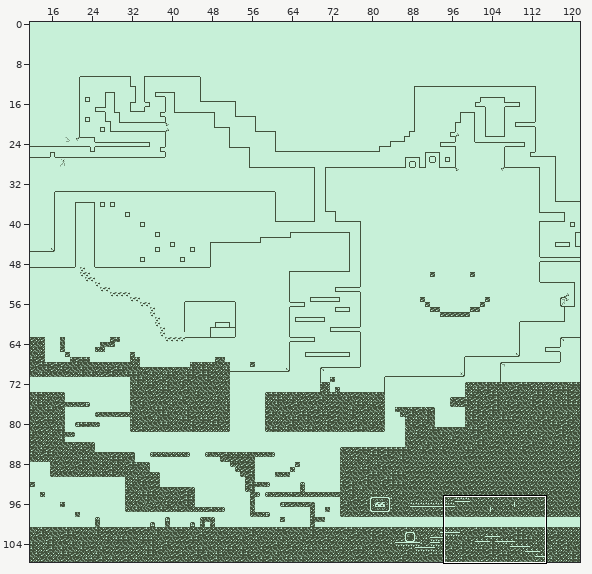
A Tiled map gets an edit: maps/map_level_2.tmx. Above, an overview of the earlier version with the close-up marked.
Close-up. First the earlier version:
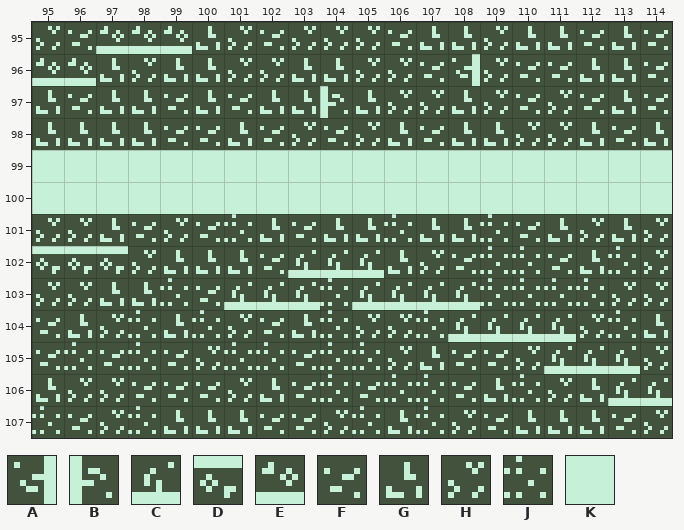
Cells are 8x8 px. Shown: x 95..114, y 95..107. The commit also changed other parts of the map, which this record leaves out.
Key: from "sprite_sheet": A 4, B 4 turned 180, C 4 turned 90, D 5, E 5 turned 180, F 24, G 25, H 26, J 27, K 51.
_ is an empty cell.
Layer "Layer 1" before, first column x 95:
 95 HFEEEGHFHHHFGGHGGFGF
 96 EEGHGGHHGGHHFAHFFGGF
 97 GFGGFGFGGBGHHGHFHFGF
 98 GGGGFFGFHFHGFGGHHGFG
 99 KKKKKKKKKKKKKKKKKKKK
100 KKKKKKKKKKKKKKKKKKKK
101 HHGFHFJGFGGJGGJFGHGH
102 DDDHGGGFCCCGHFJJFGJH
103 HHGGJFCCCJCCCCJJJJHH
104 FGHJGJHFGJHHJCCCCHJG
105 FJFJFHJJFJJHGFFHCCCH
106 GHHFFFHGFJFJJFGJHGCC
107 JFHJGGGFFHJGJHFGGGFH
The result:
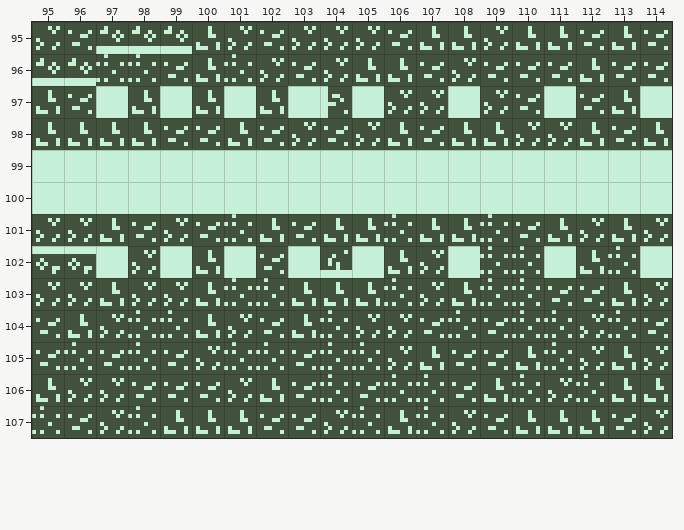
Difference:
Layer "Layer 1":
Tile C becomes tile F in row 104 at x 109.
Tile G becomes tile F in row 96 at x 99, 103 and 113; in row 104 at x 114.
Tile H becomes tile F in row 96 at x 109.
Tile J becomes tile F in row 103 at x 111 to 112; in row 104 at x 107.
Tile C becomes tile G in row 103 at x 103, 105 and 108; in row 105 at x 113; in row 106 at x 113 to 114.
Tile F becomes tile G in row 103 at x 100.
Tile H becomes tile G in row 96 at x 105 to 106; in row 103 at x 113; in row 105 at x 110.
Tile J becomes tile G in row 103 at x 104; in row 104 at x 100.
Tile A becomes tile H in row 96 at x 108.
Tile C becomes tile H in row 103 at x 107; in row 105 at x 112.
Tile G becomes tile H in row 96 at x 104; in row 103 at x 98.
Tile J becomes tile H in row 103 at x 99.
Tile C becomes tile J in row 103 at x 101 to 102 and 106; in row 104 at x 108 and 110 to 111; in row 105 at x 111.
Tile G becomes tile J in row 96 at x 97; in row 104 at x 99; in row 106 at x 112.
Tile H becomes tile J in row 96 at x 98 and 101.
Tile C becomes tile K in row 102 at x 103 and 105.
Tile D becomes tile K in row 102 at x 97.
Tile F becomes tile K in row 97 at x 99, 101 and 114; in row 102 at x 108 and 111.
Tile G becomes tile K in row 97 at x 97, 103, 105 and 108; in row 102 at x 99 and 101.
Tile H becomes tile K in row 97 at x 111; in row 102 at x 114.
Boxes around the changes in both close-ups, in picture pixels (x1, y1, x2, y2):
changed: (96, 54, 192, 118)
changed: (224, 54, 256, 118)
changed: (288, 58, 412, 118)
changed: (448, 54, 508, 118)
changed: (612, 58, 672, 118)
changed: (544, 86, 576, 118)
changed: (96, 246, 672, 406)
